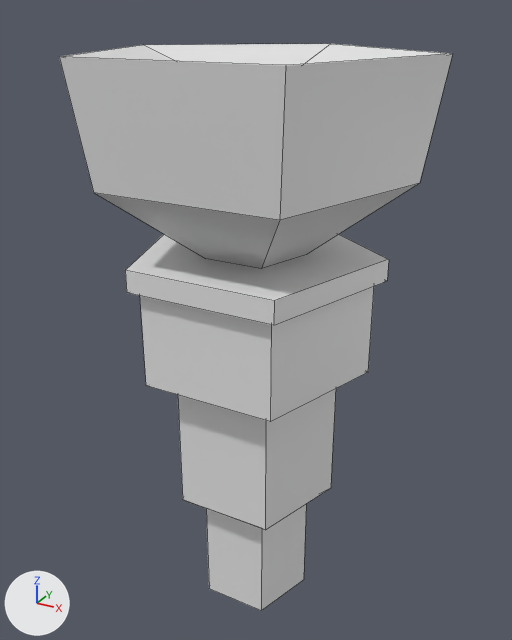
The Blender file Game/Assets/Player/Weapon/Meshes/newgun.blend as it was, and as the next commit left it.
Before and after are seen from a 50 mm lens placed at (1.61, -2.9, 1.26), pointed at (-0.05, 0.11, -0.25). Every picture has the same lights, and +X, +Y and +Z are marked at lower left. Mesh edges are drawn as thin lines.

The first picture shows 'gun', 'gun.001'.
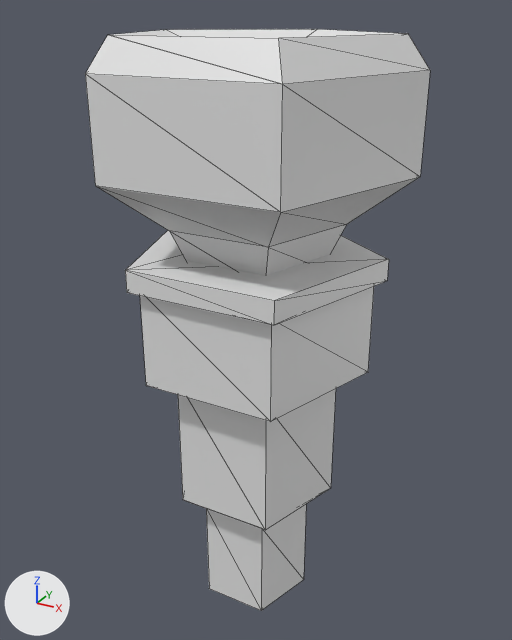
Pixel boxes [x1, y1, x2, y2] of what changed, in the pictures (512 x 640 px):
'gun.001', reshaped (12% narrower, 10% taller)
    before: [59, 44, 453, 269]
    after: [85, 29, 430, 276]

What changed in the scene script:
```text
Change me_sphere_002:
    used by ob_gun_001; location = (0.0, 0.0, -0.001)
    remove me_sphere_002.from_pydata(...)  # 16 vertices, 16 faces; spans x -0.8..0.8, y -0.68..0.84, z 0.17..1.09
    add me_sphere_002.from_pydata(...)  # 144 vertices, 48 faces; spans x -0.72..0.72, y -0.6..0.77, z 0.1..1.16
    me_sphere_002 part 1: the whole mesh is rebuilt
```
